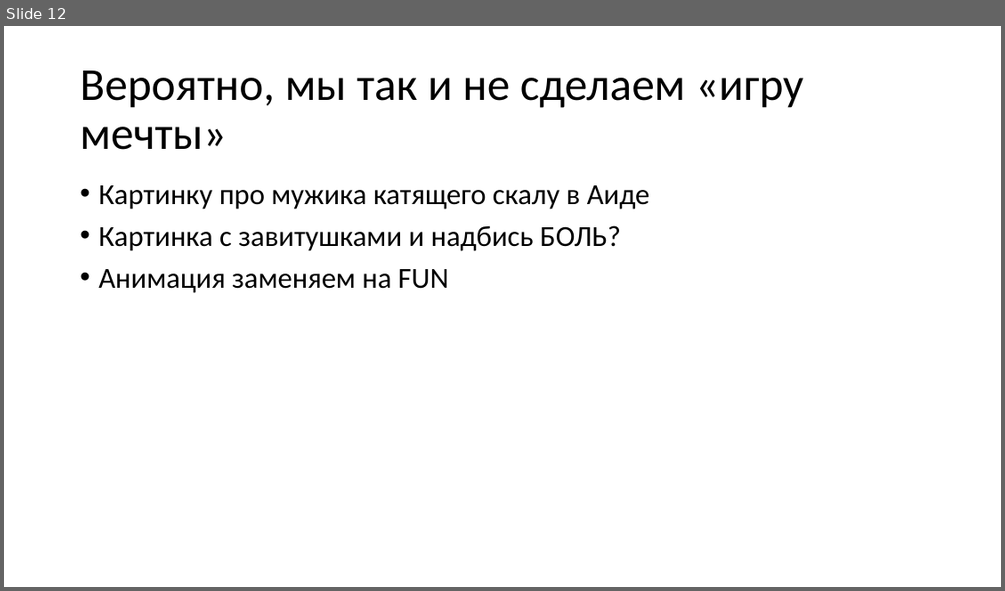
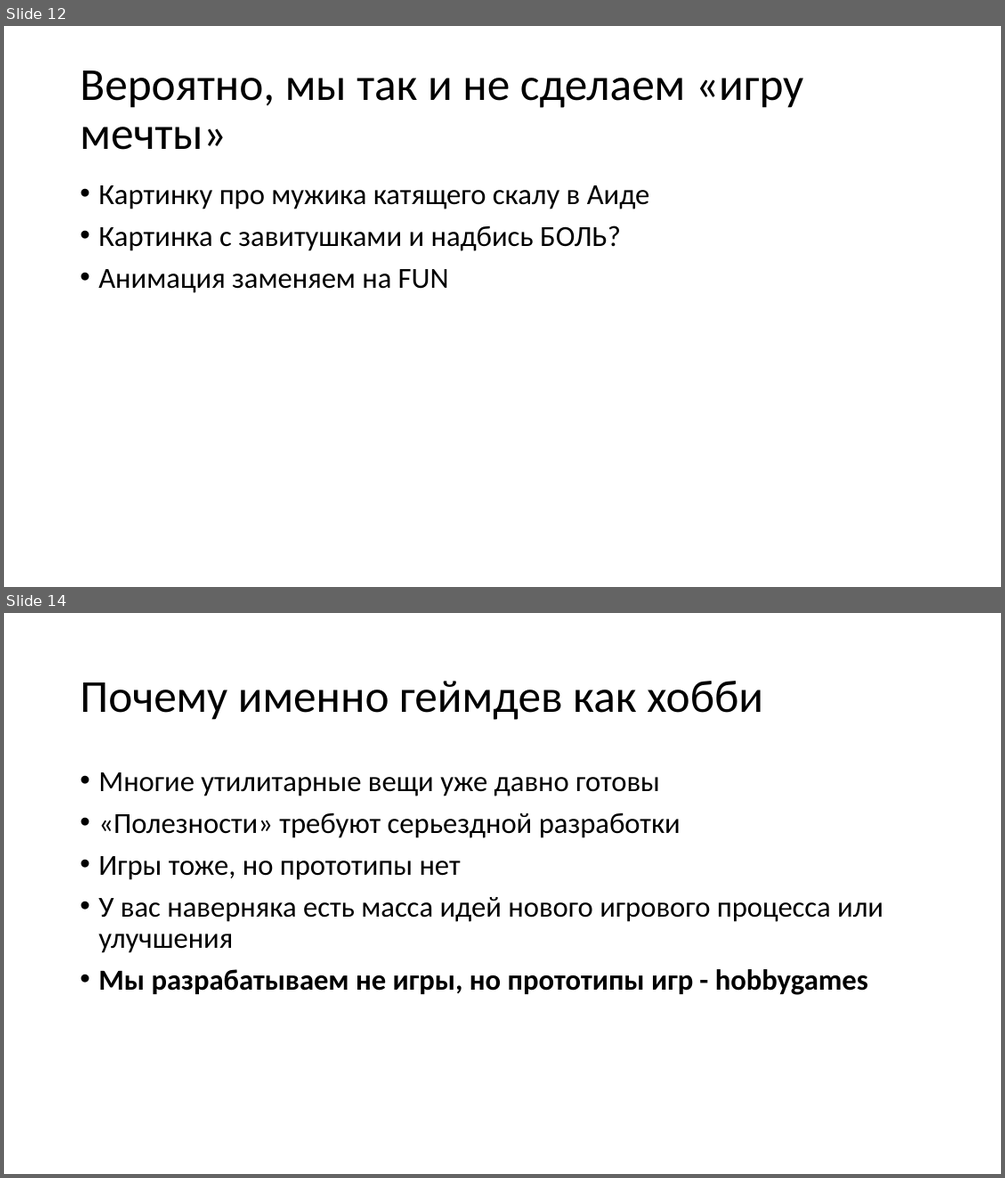
Before and after one commit to kugushev/presentations, a slide deck: 2020_GameDev-As-Hobby/Presentation.pptx. Shown one above the other, each under a label of ours: slide 12 before the commit, slides 12 and 14 after it; the slides between them are not shown. The pictures are 1005x591 and 1005x1178 pixels, drawn with LibreOffice and Linux fonts; fonts in the diff are those of the drawing. Boxes give left, top, right and bottom in pixels: in the first picture for what was removed or moved away, otherwise in the second. Text is boxed around its words. In the diff, an @@ line names an element or a change of style, - is before the commit and + after.

```diff
--- a/2020_GameDev-As-Hobby/Presentation.pptx
+++ b/2020_GameDev-As-Hobby/Presentation.pptx
@@ slide 14 added at bbox=[4, 613, 1001, 1174], background #FFFFFF @@
@@ title added at bbox=[80, 681, 763, 720], 44 pt, text #000000 @@
+Почему именно геймдев как хобби
@@ text added at bbox=[98, 772, 883, 995], 28 pt, text #000000 @@
+• Многие утилитарные вещи уже давно готовы
+• «Полезности» требуют серьездной разработки
+• Игры тоже, но прототипы нет
+• У вас наверняка есть масса идей нового игрового процесса или улучшения
+• Мы разрабатываем не игры, но прототипы игр - hobbygames
```
Also in this commit, not shown: 1 slide changed, 7 other slides added.
